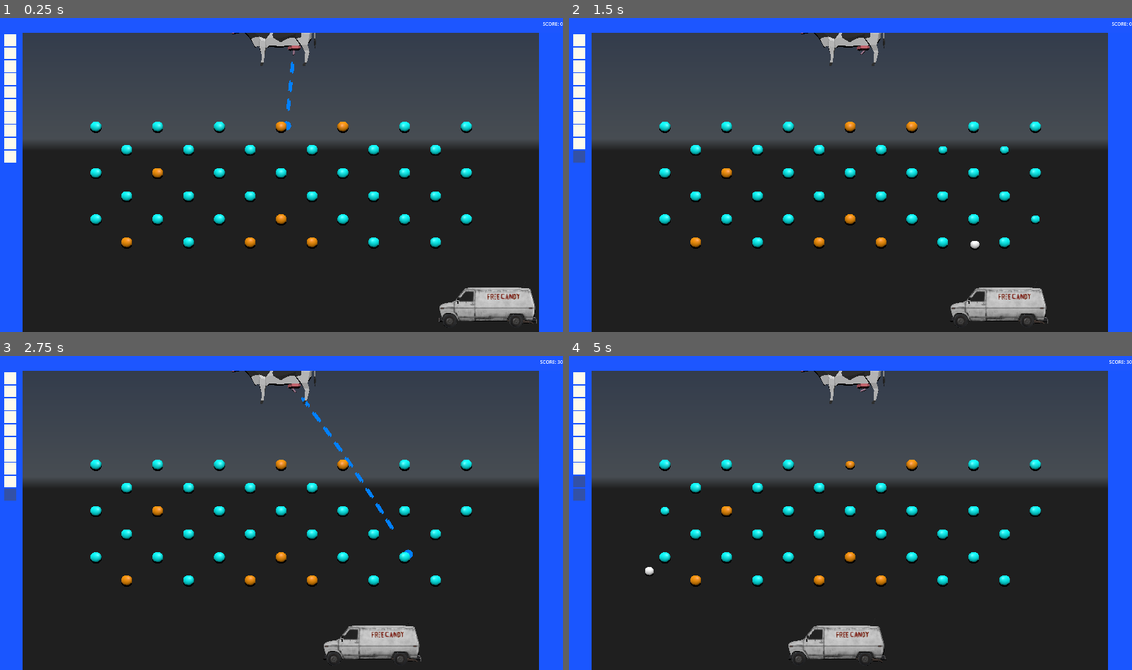
Above: before the commit, frames 1-4 (two rows, left to right).
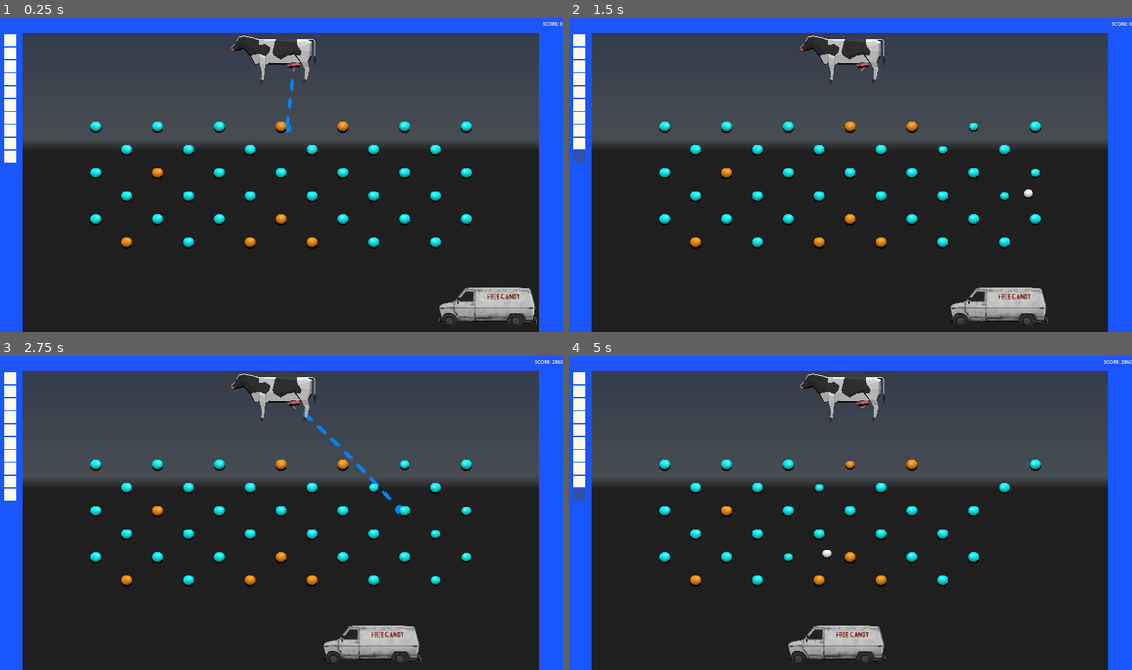
Above: after the commit, the same moments.

Repository: Temia116/Milke-2--Into-the-third-dimension
Game: Godot game, scene res://scenes/node_3d.tscn
Same seed, same stepped clock (60 frames per second), same inputs: the game is played once before the commit and once after it. A sky picture missing from this copy of the repository is replaced by a grey-blue gradient. Video files are missing from this copy of the repository; at most half a second of black plays in their place.
Inputs (mouse positions are in pixels of both pictures, inside the frame that each line leads up to):
- Up to frame 1 (0.25 s): no input
- Up to frame 2 (1.5 s): move the mouse to (974, 159) at 0.52 s; click (974, 159) at 0.67 s; move the mouse to (737, 190) at 1.27 s; click (737, 190) at 1.42 s
- Up to frame 3 (2.75 s): move the mouse to (337, 440) at 2.02 s; click (337, 440) at 2.17 s
- Up to frame 4 (5 s): move the mouse to (822, 575) at 2.77 s; click (822, 575) at 2.92 s; move the mouse to (1019, 560) at 3.52 s; click (1019, 560) at 3.67 s; move the mouse to (681, 462) at 4.27 s; click (681, 462) at 4.42 s

The runs differ from the first frame. In frame 1, 1.3% of the frame differs, in the area x 41-57%, y 4-37%; in frame 2, 1.5%; in frame 3, 2.0%, in the area x 0-100%, y 1-74%; in frame 4, 1.9%.

Commit message:
fart balls
did some bs

Diff:
--- a/WinScreen.gd
+++ b/WinScreen.gd
@@ -4,6 +4,7 @@
 @onready var score_label = $ScoreLabel
 @onready var retry_button = $RetryButton
 @onready var next_button = $NextButton
+@onready var video = $VideoStreamPlayer
 
 func _ready():
 	visible = false
@@ -16,6 +17,7 @@
 	score_label.text = "SCORE: " + str(GameManager.score)
 	# Hide Next Level button if we're on the last level
 	next_button.visible = GameManager.current_level < GameManager.MAX_LEVEL
+	video.play()
 
 func _on_retry_pressed():
 	GameManager.reset_for_level()
--- a/WinScreen.tscn
+++ b/WinScreen.tscn
@@ -1,14 +1,10 @@
 [gd_scene format=3 uid="uid://dbhev6405q52o"]
 
 [ext_resource type="Script" uid="uid://b86rxgobxgyw8" path="res://WinScreen.gd" id="1_a03an"]
+[ext_resource type="VideoStream" uid="uid://703gx6e7kac5" path="res://Assets/das und diddybludden.ogv" id="2_0eiwq"]
 
 [node name="WinScreen" type="CanvasLayer" unique_id=2056049492]
 script = ExtResource("1_a03an")
-
-[node name="ColorRect" type="ColorRect" parent="." unique_id=1336406552]
-offset_right = 1923.0
-offset_bottom = 1082.0
-color = Color(1, 0.84313726, 0, 1)
 
 [node name="Label" type="Label" parent="." unique_id=864837389]
 offset_left = 838.0
@@ -45,3 +41,10 @@
 offset_bottom = 676.0
 theme_override_font_sizes/font_size = 50
 text = "NEXT LEVEL"
+
+[node name="VideoStreamPlayer" type="VideoStreamPlayer" parent="." unique_id=557577614]
+offset_right = 1925.0
+offset_bottom = 1079.0
+stream = ExtResource("2_0eiwq")
+expand = true
+loop = true
--- a/scenes/node_3d.tscn
+++ b/scenes/node_3d.tscn
@@ -53,7 +53,7 @@
 size = 20.523
 
 [node name="Cow" parent="." unique_id=1644535265 instance=ExtResource("1_ns6u7")]
-transform = Transform3D(-2.6226834e-08, 0, -0.6, 0, 0.6, 0, 0.6, 0, -2.6226834e-08, 0, 7, 0)
+transform = Transform3D(-2.6226834e-08, 0, -0.6, 0, 0.6, 0, 0.6, 0, -2.6226834e-08, 0, 5.8842783, 0)
 
 [node name="UdderSpawnPoint" type="Marker3D" parent="Cow" unique_id=1824261757]
 transform = Transform3D(0.99999976, 0, 0, 0, 0.99999976, 0, 0, 0, 0.99999976, -6.144277e-08, 1.8418448, -1.4056467)
@@ -77,7 +77,7 @@
 transform = Transform3D(1, 0, 0, 0, 0.7071068, 0.7071068, 0, -0.7071068, 0.7071068, 0, 13, 12)
 
 [node name="udder" parent="." unique_id=1978757297 instance=ExtResource("4_1enmr")]
-transform = Transform3D(-8.742278e-09, 0, -0.2, 0, 0.2, 0, 0.2, 0, -8.742278e-09, 0.8248158, 7.849654, -3.5527137e-15)
+transform = Transform3D(-8.742278e-09, 0, -0.2, 0, 0.2, 0, 0.2, 0, -8.742278e-09, 0.8248158, 6.7339325, -3.5527137e-15)
 script = ExtResource("5_aj7ea")
 
 [node name="StaticBody3D" parent="." unique_id=1202237873 instance=ExtResource("13_umdqk")]
Not shown, changed: Assets/Cow.fbx.import
Not shown, changed: Assets/GREEN BALL (special ability).glb.import
Not shown, changed: Assets/GREY BALL (ROCK).glb.import
Not shown, changed: Assets/ORANGE BALL (needed to beat level).glb.import
Not shown, changed: Assets/TEAL BALL (peg).glb.import
Not shown, changed: Assets/WHITE BALL (THE ONE THAT THE UTTER SHOOTS OR SOME).glb.import
Not shown, added: Assets/das und diddybludden.ogv.uid
Not shown, changed: Assets/udder.glb.import
Not shown, changed: Assets/van_1.glb.import
Not shown, added: Assets/das und diddybludden.mp4
Not shown, added: Assets/das und diddybludden.ogv
